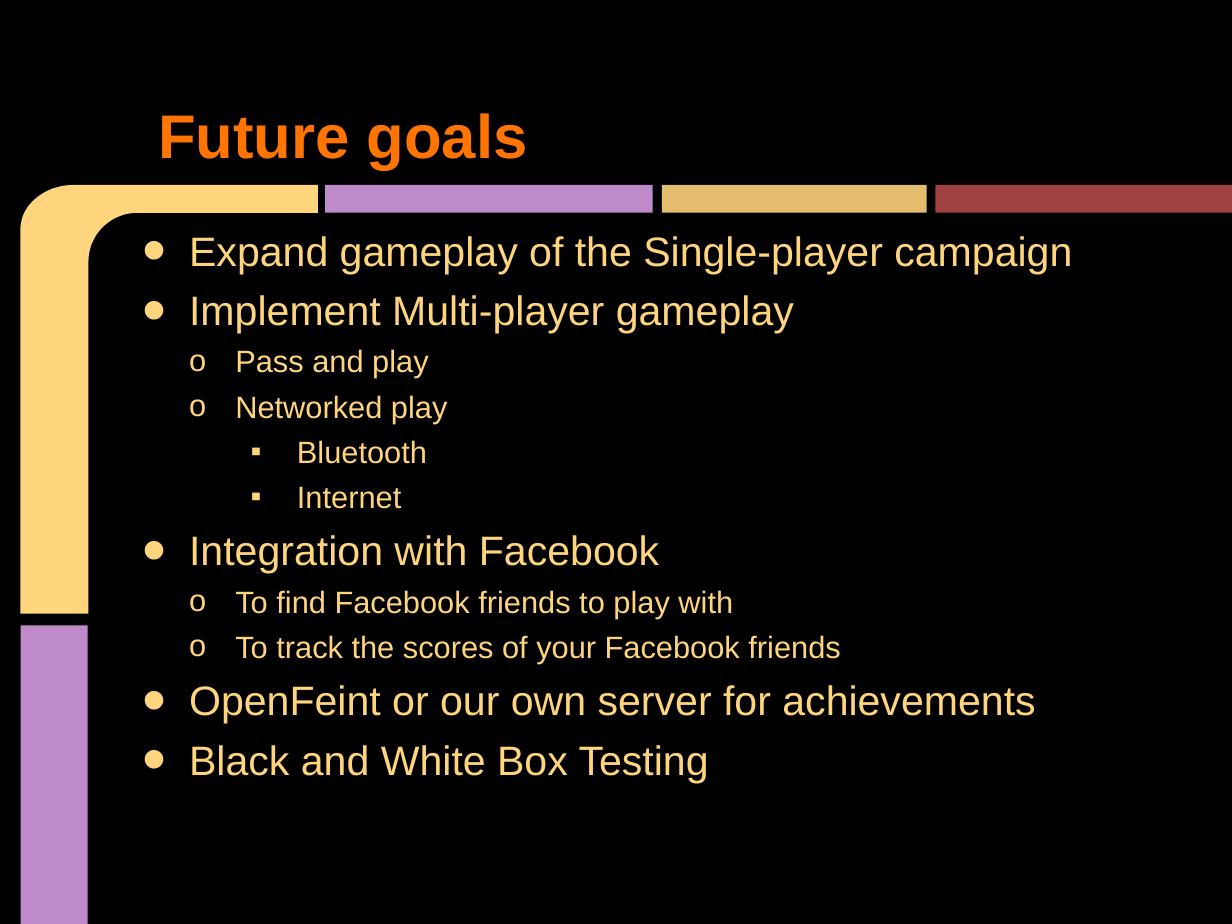
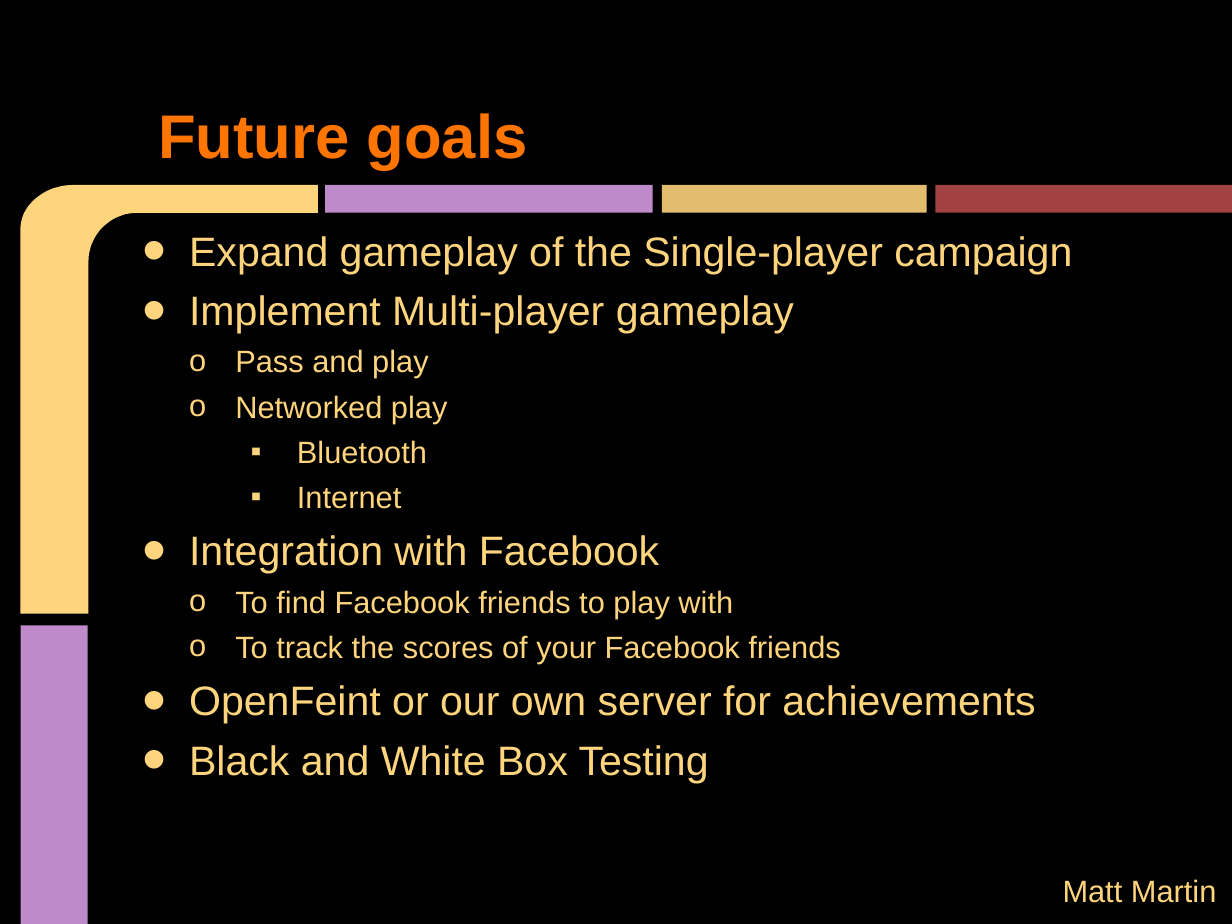
Before and after one commit to xeroequality/Repulsion-Software, a slide deck: slide 10 of Presentation/FirstReleaseFinal.pptx. Drawn at 1232x924 pixels with LibreOffice and Linux fonts; fonts in the diff are those of the drawing. Boxes give left, top, right and bottom in pixels: in the first picture for what was removed or moved away, otherwise in the second. Text is boxed around its words. In the diff, an @@ line names an element or a change of style, - is before the commit and + after.

```diff
--- a/Presentation/FirstReleaseFinal.pptx
+++ b/Presentation/FirstReleaseFinal.pptx
@@ text added at box(1063, 879, 1217, 903), 18 pt, text #FED47D @@
+Matt Martin
```
Also in this commit, not shown: 7 other slides changed, 6 slides removed.
